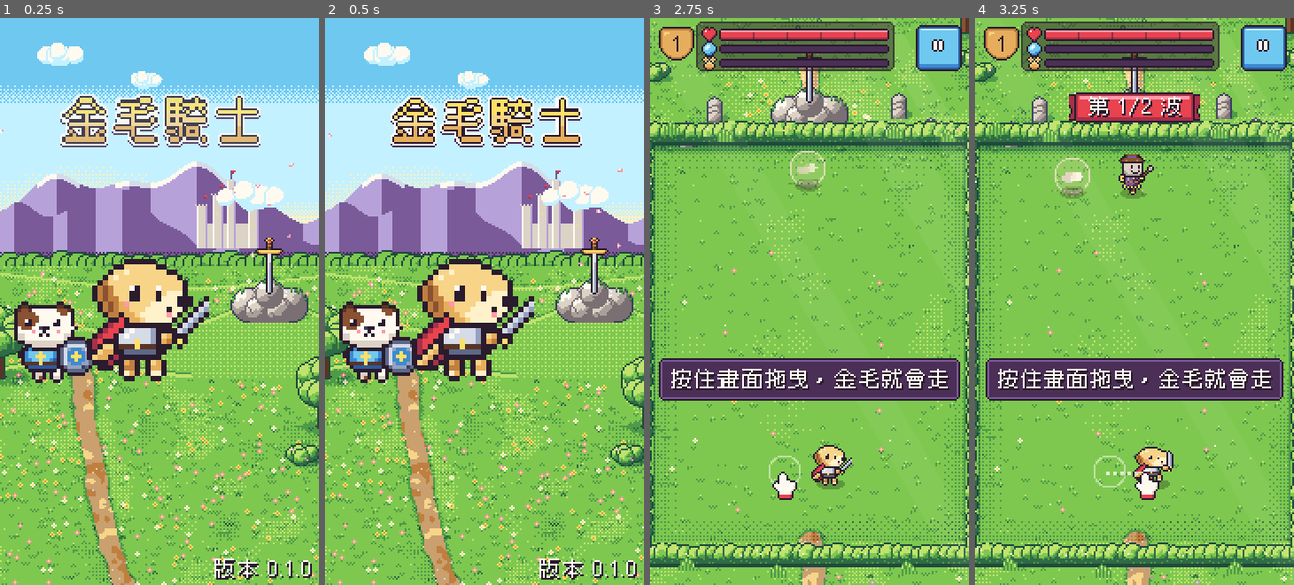
Above: before the commit, frames 1-4 (left to right).
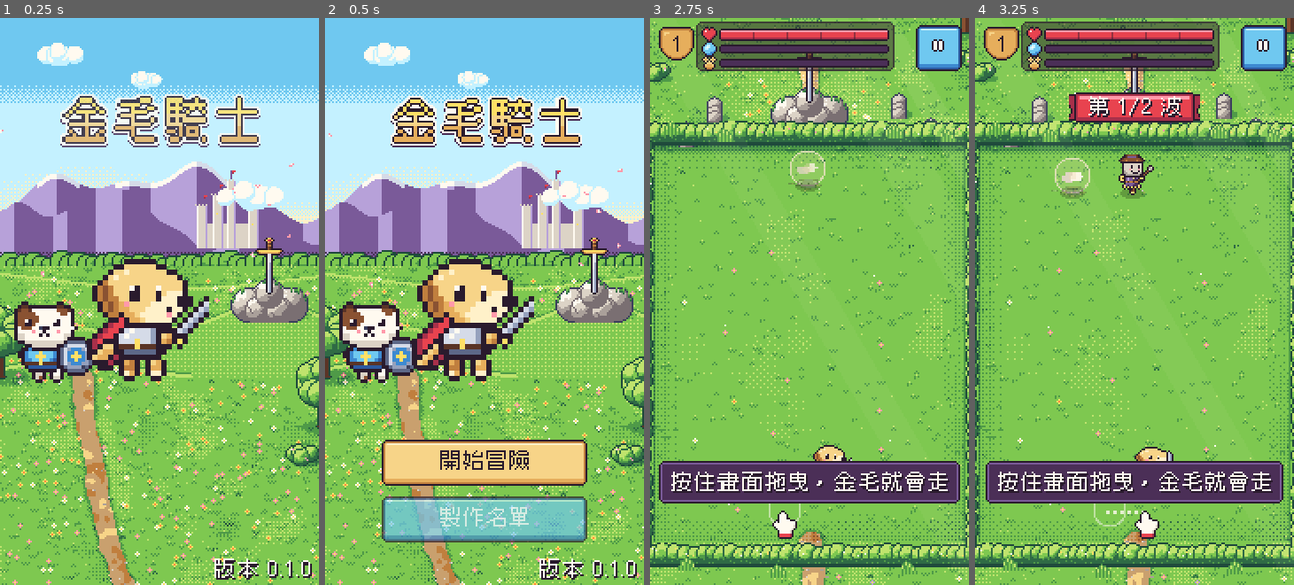
Above: after the commit, the same moments.

Repository: QuantumPrediction/DoggyKnight
Game: Godot game, scene res://game/flow/main.tscn
The game is run twice, just before and just after one commit, with the same random seed, the same clock (stepped at 60 frames per second) and the same inputs.
Inputs (mouse positions are in pixels of both pictures, inside the frame that each line leads up to):
- Up to frame 1 (0.25 s): no input
- Up to frame 2 (0.5 s): no input
- Up to frame 3 (2.75 s): click (809, 460) at 0.5 s, where only the run after the commit has a clickable "開始冒險"; tap Enter at 1.25 s; move the mouse to (879, 273) at 1.27 s; tap N at 1.35 s; click (879, 273) at 1.42 s; drag from (745, 329) to (793, 414) at 2.02 s
- Up to frame 4 (3.25 s): move the mouse to (1166, 176) at 2.77 s; tap N at 2.85 s

Frame 1 is identical in both runs. In frame 2, 10% of the frame differs, in the area x 17-83%, y 74-93%; in frame 3, 14%, in the area x 2-98%, y 60-92%; in frame 4, 14%.

Commit message:
[C] Tutorial hint sits under Goldie's feet at the arena's lower edge; title buttons fade in sooner
Seen in the merged playthrough: once Goldie walks, the hint above her start point
could cover her. The lower band is where the player goes least.

Co-Authored-By: Claude Opus 5.5 <noreply@anthropic.com>
Claude-Session: https://claude.ai/code/session_011zCFYQCUMyXvVY6m2szGHz

Diff:
--- a/ui/hints/tutorial.gd
+++ b/ui/hints/tutorial.gd
@@ -170,18 +170,22 @@
 
 
 func _layout() -> void:
-	# 提示泡泡在金毛起點的上方,手指在她腳下示範(不擋住金毛)
+	# 提示泡泡放在戰鬥區下緣、金毛起點的腳下(下方是玩家最少走到的地方,不擋住金毛與敵人);
+	# 手指在泡泡下面示範。
 	var safe := SafeArea.get_safe_rect()
-	var start := SafeArea.get_game_rect().position + Layout.PLAYER_START
+	var game := SafeArea.get_game_rect()
+	var start := game.position + Layout.PLAYER_START
+	var arena_bottom := game.position.y + Layout.ARENA_RECT.end.y
 	bubble.size = bubble.get_minimum_size()
+	var y := minf(arena_bottom - 46.0, safe.end.y - 64.0)
 	bubble.position = Vector2(floorf(clampf(start.x - bubble.size.x * 0.5, safe.position.x + 2,
-			safe.end.x - bubble.size.x - 2)), floorf(start.y - 40.0))
+			safe.end.x - bubble.size.x - 2)), floorf(maxf(y, start.y + 16.0)))
 
 
 func _finger_origin() -> Vector2:
-	var start := SafeArea.get_game_rect().position + Layout.PLAYER_START
-	var safe := SafeArea.get_safe_rect()
-	return Vector2(floorf(start.x - 22), floorf(minf(start.y + 22.0, safe.end.y - 40.0)))
+	var game := SafeArea.get_game_rect()
+	var start := game.position + Layout.PLAYER_START
+	return Vector2(floorf(start.x - 22), floorf(bubble.position.y + bubble.size.y + 2.0))
 
 
 func _animate_finger() -> void:
--- a/ui/screens/title.gd
+++ b/ui/screens/title.gd
@@ -144,7 +144,7 @@
 		var b := _buttons.get_child(i) as Control
 		b.modulate.a = 0.0
 		var bt := create_tween()
-		bt.tween_interval(0.45 + 0.08 * i)
+		bt.tween_interval(0.2 + 0.08 * i)
 		bt.tween_property(b, "modulate:a", 1.0, 0.2)
 
 
